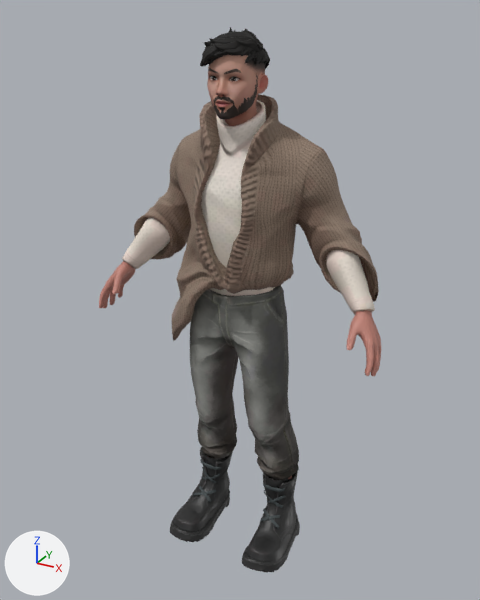
The glTF model public/models/alex.glb: old version first, new version second.
Both versions are drawn from a 50 mm camera at (1.012, -1.848, 1.909) aimed at (-0.006, 0.003, 0.984). Arrows for +X, +Y and +Z are at lower left; the lights stay in place. The picture after the commit comes second.

In view in the first picture: 'Wolf3D_Body', 'Wolf3D_Hair', 'Wolf3D_Head', 'Wolf3D_Outfit_Bottom', 'Wolf3D_Outfit_Footwear', 'Wolf3D_Outfit_Top'.
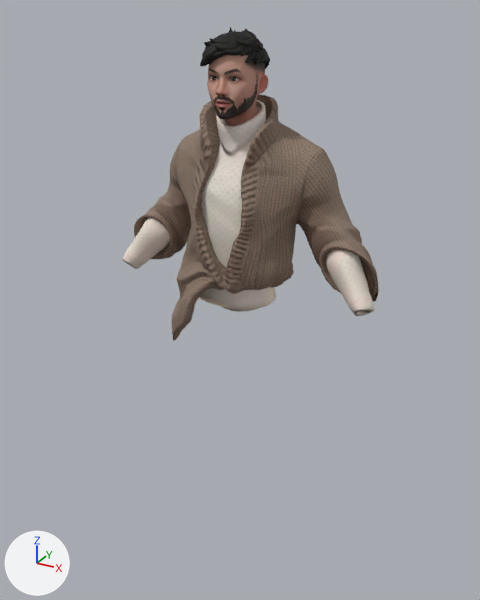
What differs and where, as boxes [x1, y1, x2, y2] in the pictures (480 x 600 px):
'Wolf3D_Outfit_Bottom', no longer drawn: before [190, 285, 299, 480]
'Wolf3D_Outfit_Footwear', no longer drawn: before [170, 448, 300, 573]
'Wolf3D_Body', no longer drawn: before [99, 261, 381, 479]

What the commit changed:
Object 'Wolf3D_Outfit_Bottom' (ob_wolf3d_outfit_bottom) now shows nothing instead of me_wolf3d_outfit_bottom.
Object 'Wolf3D_Outfit_Footwear' (ob_wolf3d_outfit_footwear) now shows nothing instead of me_wolf3d_outfit_footwear.
Object 'Wolf3D_Body' (ob_wolf3d_body) now shows nothing instead of me_wolf3d_body.
